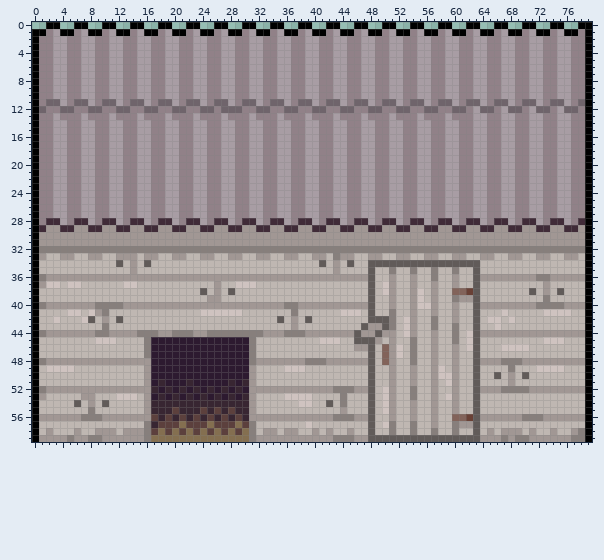
Sprite sheet: palmesneo_village/palmesneo_village/Content/Items/coop.png. Above is the file before it was changed.
The file is 80x60 pixels.
After the commit:
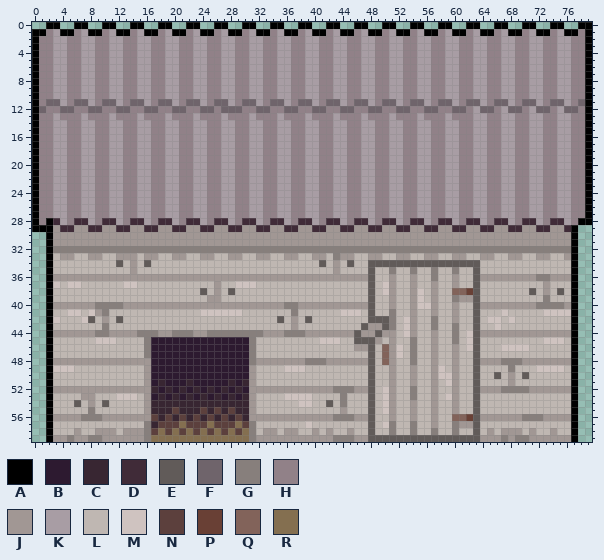
Palette (. is transparent): A #000000  B #2d1a30  C #382632  D #402b38  E #615b59  F #6f646b  G #877f7c  H #918188  J #a19794  K #a89da4  L #bfb7b2  M #cfc3c0  N #5c403d  P #694035  Q #82635a  R #846f50
Edits made:
Changed rows in their new state; - is an unchanged pixel.
first column x 0:
28 --A---------------------------------------------------------------------------A-
29 -AA--------------------------------------------------------------------------A..
30 ..A--------------------------------------------------------------------------A..
31 ..A--------------------------------------------------------------------------A..
32 ..A--------------------------------------------------------------------------A..
33 ..A--------------------------------------------------------------------------A..
34 ..A--------------------------------------------------------------------------A..
35 ..A--------------------------------------------------------------------------A..
36 ..A--------------------------------------------------------------------------A..
37 ..A--------------------------------------------------------------------------A..
38 ..A--------------------------------------------------------------------------A..
39 ..A--------------------------------------------------------------------------A..
40 ..A--------------------------------------------------------------------------A..
41 ..A--------------------------------------------------------------------------A..
42 ..A--------------------------------------------------------------------------A..
43 ..A--------------------------------------------------------------------------A..
44 ..A--------------------------------------------------------------------------A..
45 ..A--------------------------------------------------------------------------A..
46 ..A--------------------------------------------------------------------------A..
47 ..A--------------------------------------------------------------------------A..
48 ..A--------------------------------------------------------------------------A..
49 ..A--------------------------------------------------------------------------A..
50 ..A--------------------------------------------------------------------------A..
51 ..A--------------------------------------------------------------------------A..
52 ..A--------------------------------------------------------------------------A..
53 ..A--------------------------------------------------------------------------A..
54 ..A--------------------------------------------------------------------------A..
55 ..A--------------------------------------------------------------------------A..
56 ..A--------------------------------------------------------------------------A..
57 ..A--------------------------------------------------------------------------A..
58 ..A--------------------------------------------------------------------------A..
59 ..A--------------------------------------------------------------------------A..
